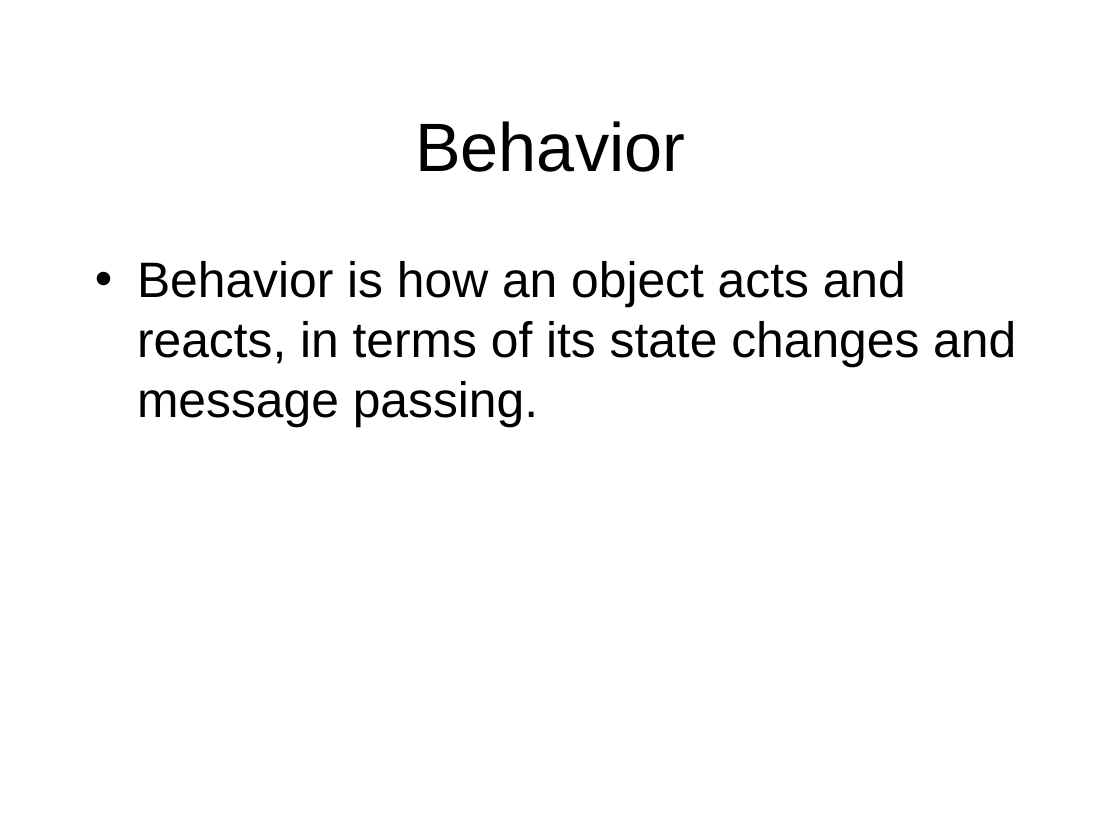
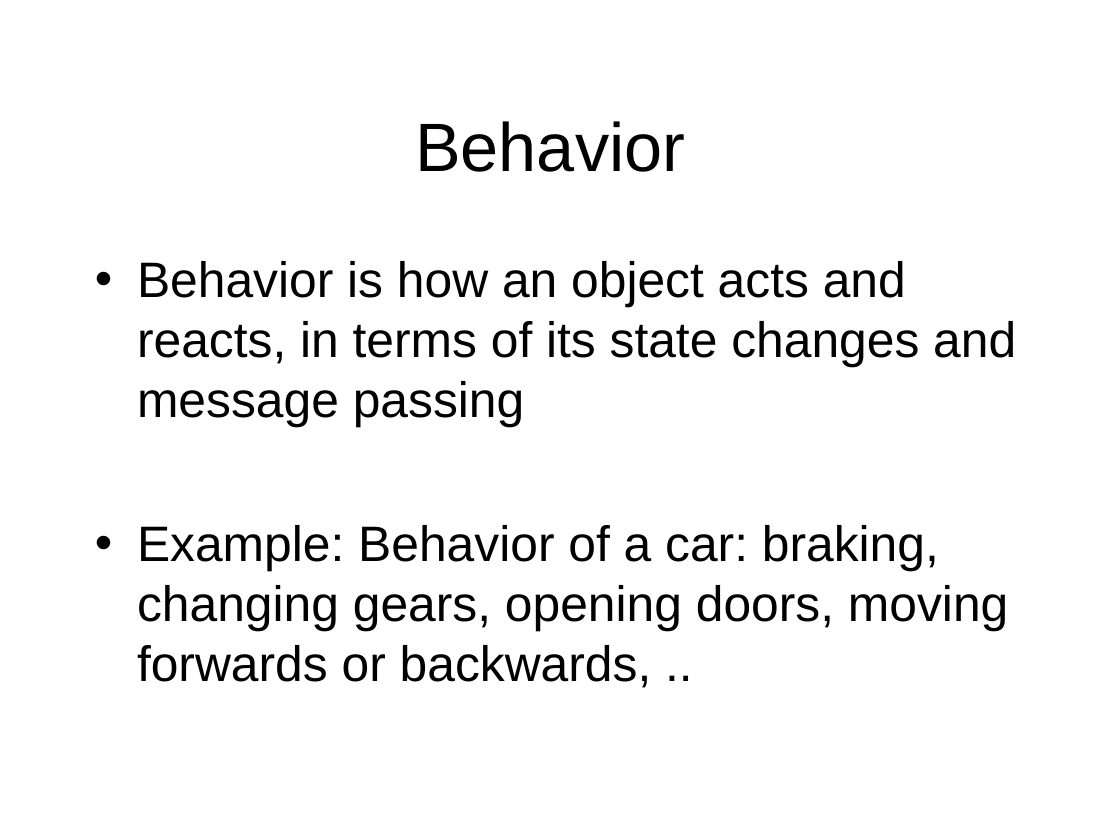
Before and after one commit to octaviordz/zjnu2017.github.io, a slide deck: slide 17 of OOAD/lectures/040--Classes.and.Objects.ppt. Drawn at 1120x840 pixels with LibreOffice and Linux fonts; fonts in the diff are those of the drawing. Boxes give left, top, right and bottom in pixels: in the first picture for what was removed or moved away, otherwise in the second. Text is boxed around its words. In the diff, an @@ line names an element or a change of style, - is before the commit and + after.

```diff
--- a/OOAD/lectures/040--Classes.and.Objects.ppt
+++ b/OOAD/lectures/040--Classes.and.Objects.ppt
@@ text at [137, 261, 1016, 688]: text changed @@
-• Behavior is how an object acts and reacts, in terms of its state changes and message passing.
+• Behavior is how an object acts and reacts, in terms of its state changes and message passing
+• Example: Behavior of a car: braking, changing gears, opening doors, moving forwards or backwards, ..
```
Also in this commit, not shown: 10 other slides changed, 27 slides added, 1 other file.
